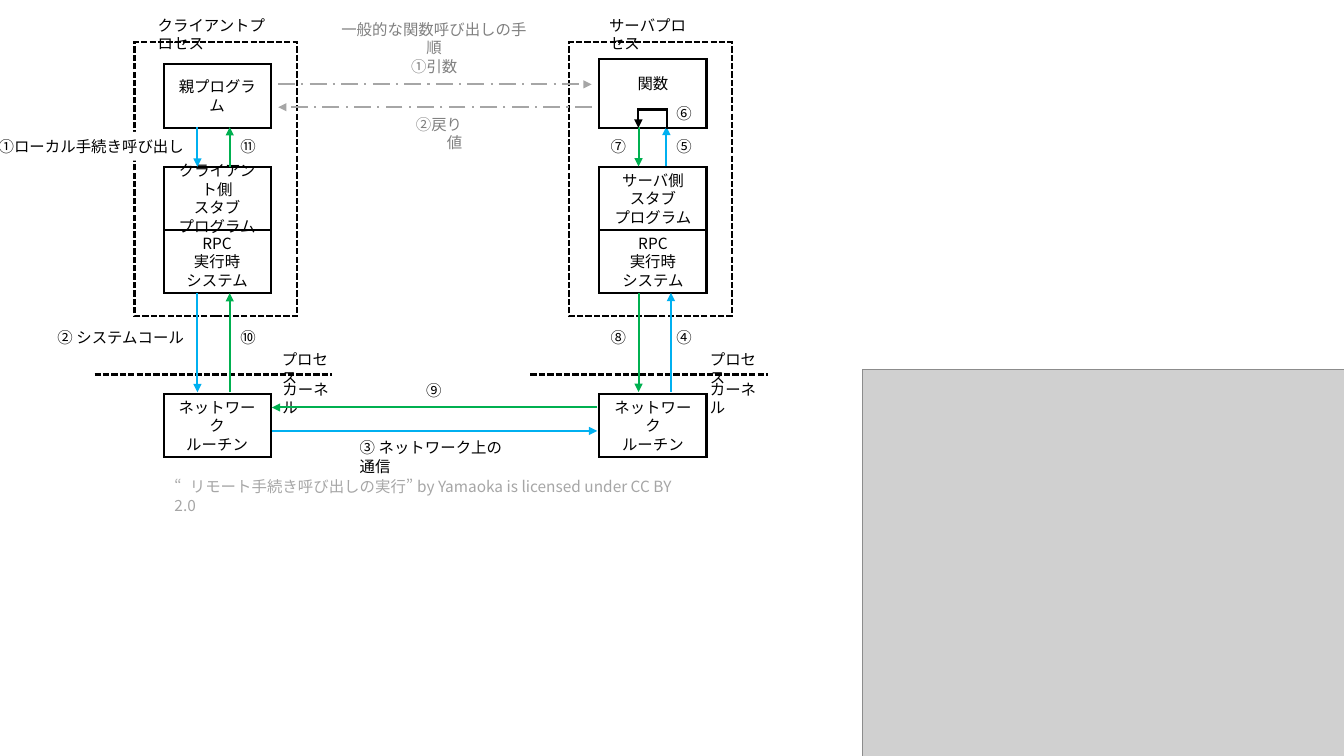
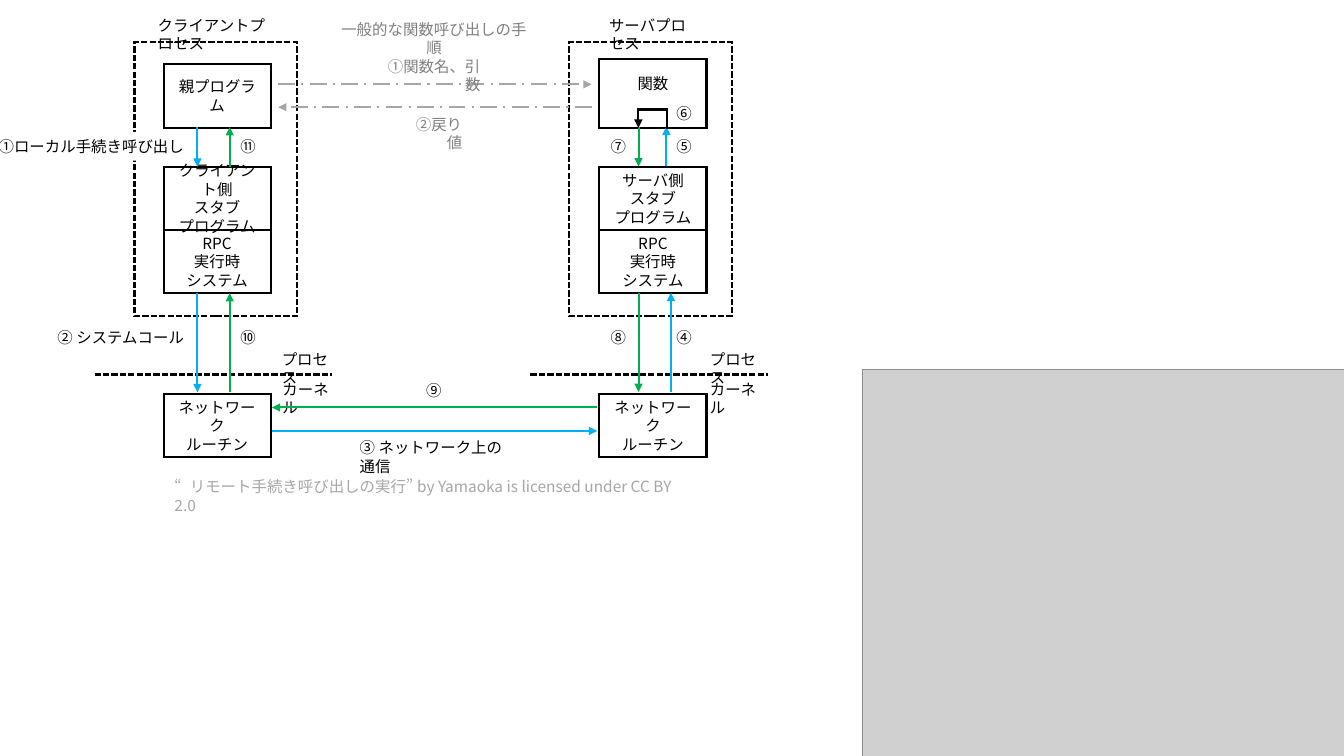
Before and after one commit to MitakaMakers/Qiita, a slide deck: slide 1 of 20230605_RPC/341_rpc.pptx. Drawn at 1344x756 pixels with LibreOffice and Linux fonts; fonts in the diff are those of the drawing; grey boxes stand for pictures. Boxes give left, top, right and bottom in pixels: in the first picture for what was removed or moved away, otherwise in the second. Text is boxed around its words. In the diff, an @@ line names an element or a change of style, - is before the commit and + after.

```diff
--- a/20230605_RPC/341_rpc.pptx
+++ b/20230605_RPC/341_rpc.pptx
@@ text at (388,59,481,91): text changed @@
-①引数
+①関数名、引数
```
Also in this commit, not shown: 1 other file.
